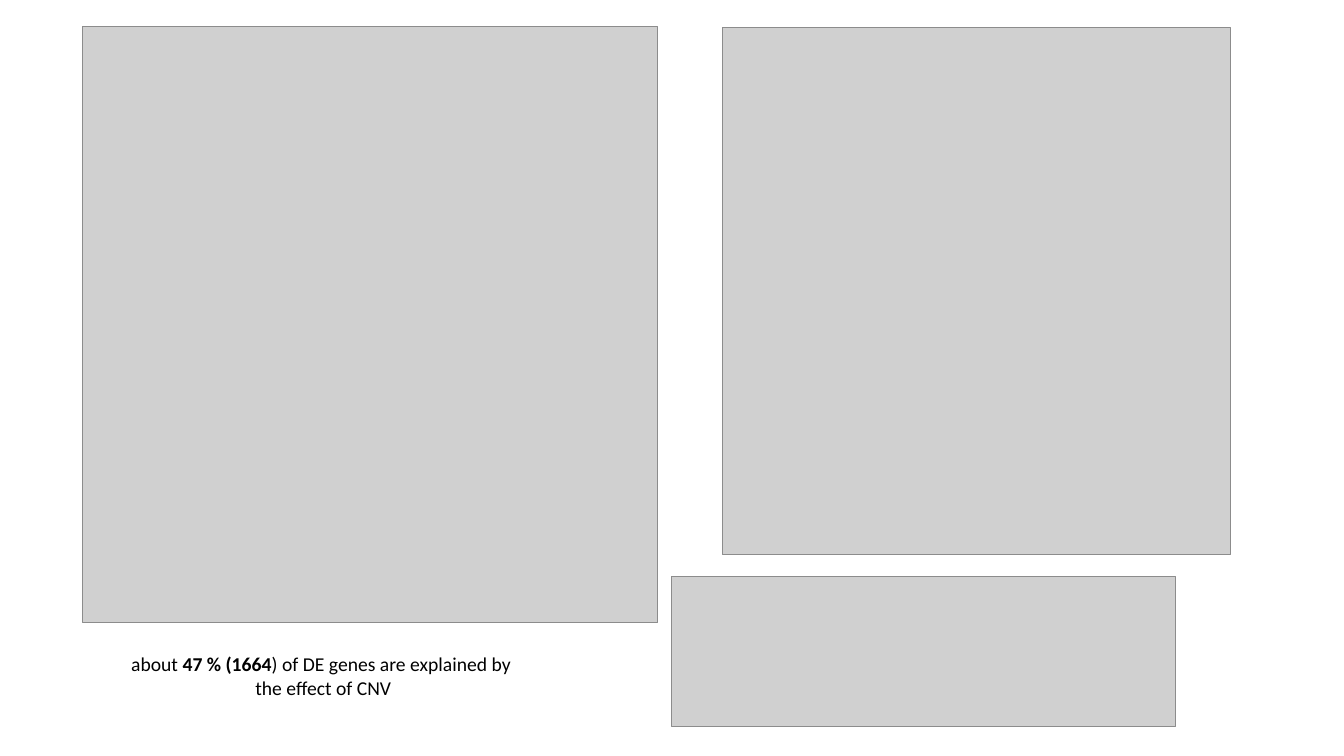
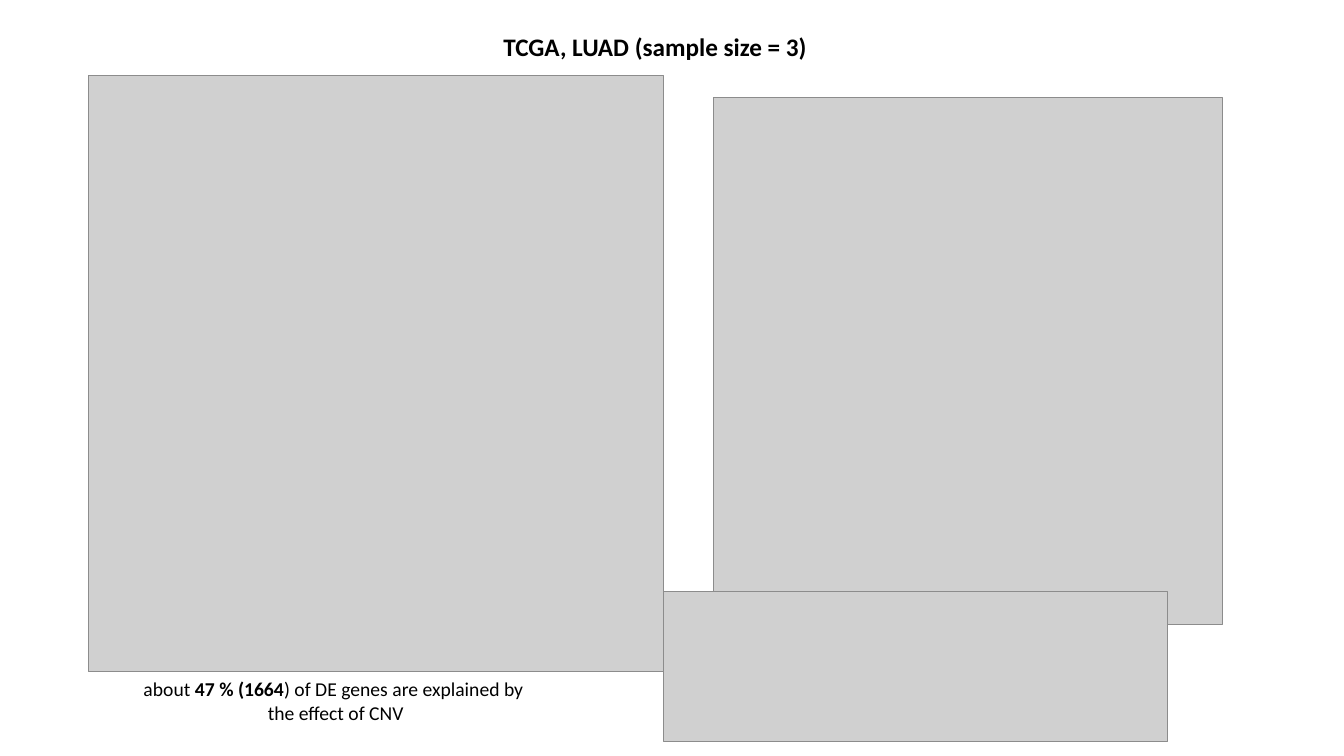
Before and after one commit to Katerina10-cloud/CN-aware-DGE, a slide deck: slide 5 of modeling DGE_CNV.pptx (slide 6 before the commit). Drawn at 1344x756 pixels with LibreOffice and Linux fonts; fonts in the diff are those of the drawing; grey boxes stand for pictures. Boxes give left, top, right and bottom in pixels: in the first picture for what was removed or moved away, otherwise in the second. Text is boxed around its words. In the diff, an @@ line names an element or a change of style, - is before the commit and + after.

```diff
--- a/modeling DGE_CNV.pptx
+++ b/modeling DGE_CNV.pptx
@@ text added at [503,37,807,60], 18 pt, text #000000, bold @@
+TCGA, LUAD (sample size = 3)
@@ picture: place and size @@
-picture at [83,26,658,623]
+picture at [89,76,664,673]
@@ picture: place and size @@
-picture at [723,27,1231,555]
+picture at [714,98,1222,625]
@@ picture: place and size @@
-picture at [673,577,1177,727]
+picture at [663,592,1168,742]
@@ text "about 47 % (1664) of ...": place and size @@
-text "about 47 % (1664) of ..." at [131,656,511,695]
+text "about 47 % (1664) of ..." at [143,681,523,720]
```
Also in this commit, not shown: 6 other slides changed, 2 slides added, 3 slides removed, 6 other files.
